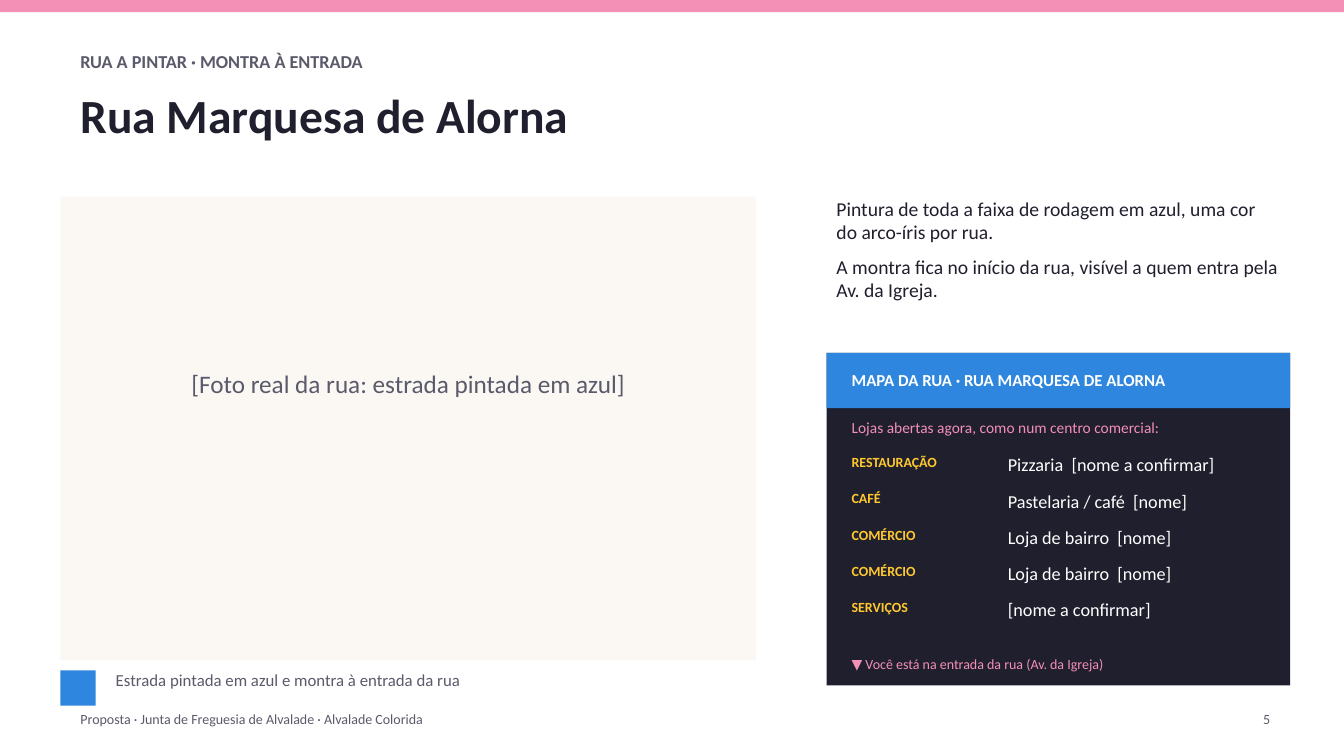
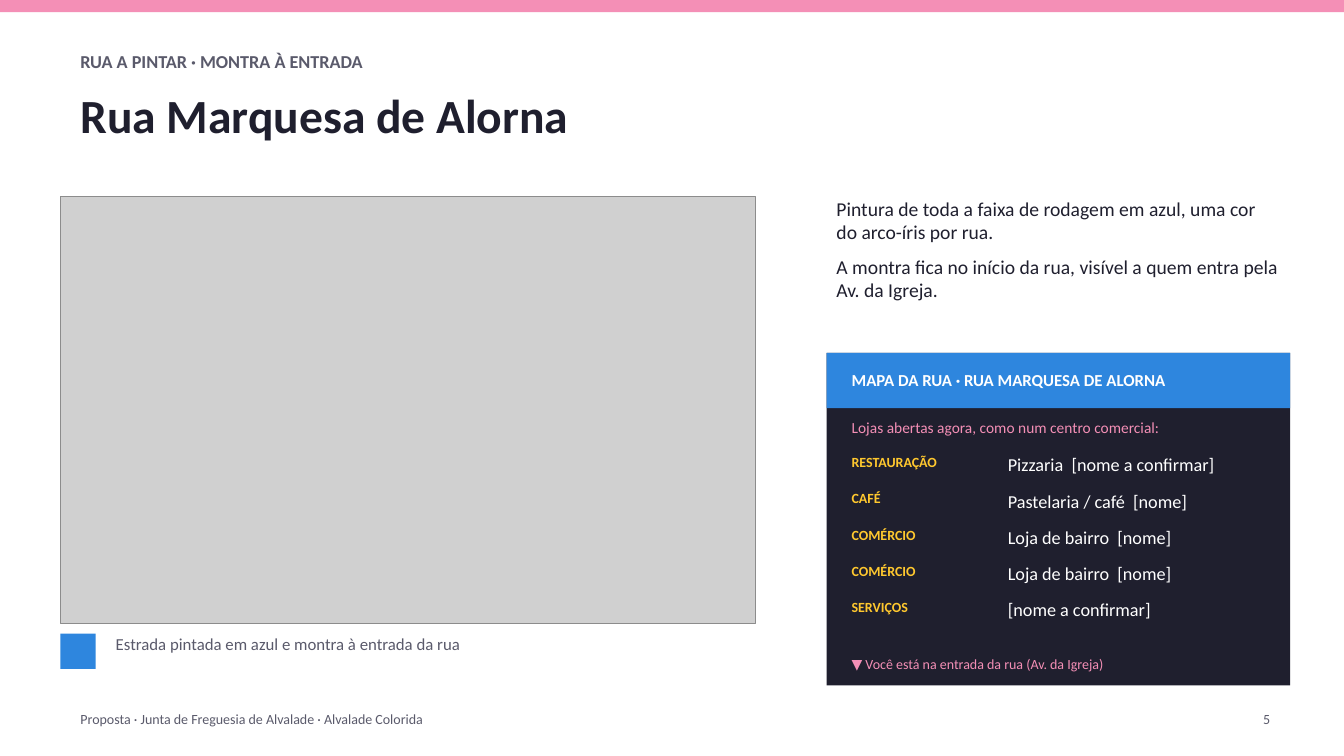
Before and after one commit to zavricardo-debug/travelsites, a slide deck: slide 5 of propostas/alvalade/Proposta_Alvalade_Colorida.pptx. Drawn at 1344x756 pixels with LibreOffice and Linux fonts; fonts in the diff are those of the drawing; grey boxes stand for pictures. Boxes give left, top, right and bottom in pixels: in the first picture for what was removed or moved away, otherwise in the second. Text is boxed around its words. In the diff, an @@ line names an element or a change of style, - is before the commit and + after.

Commit message:
Paint road on real street-view photos (one rainbow colour per street); remove AI mockups

```diff
--- a/propostas/alvalade/Proposta_Alvalade_Colorida.pptx
+++ b/propostas/alvalade/Proposta_Alvalade_Colorida.pptx
@@ rectangle removed at (60, 197, 756, 660) @@
@@ picture added at (60, 197, 756, 624) @@
@@ text removed at (191, 375, 625, 397) @@
-[Foto real da rua: estrada pintada em azul]
@@ text "Estrada pintada em azul e ...": place and size @@
-text "Estrada pintada em azul e ..." at (116, 674, 460, 689)
+text "Estrada pintada em azul e ..." at (116, 638, 460, 653)
@@ rectangle: place and size @@
-rectangle at (60, 670, 96, 706)
+rectangle at (60, 634, 96, 669)
```
Also in this commit, not shown: 3 other slides changed, 10 other files.
